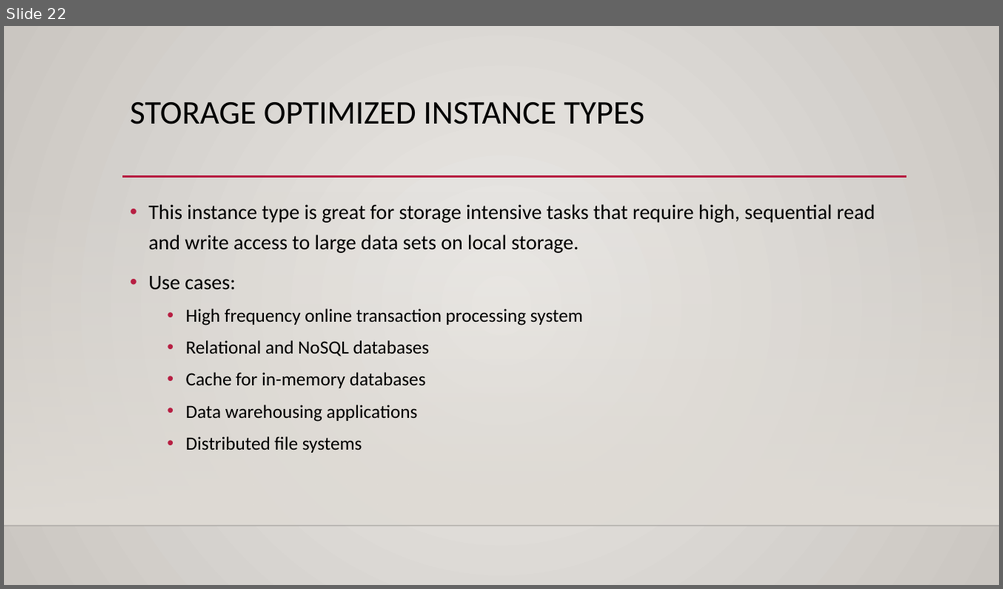
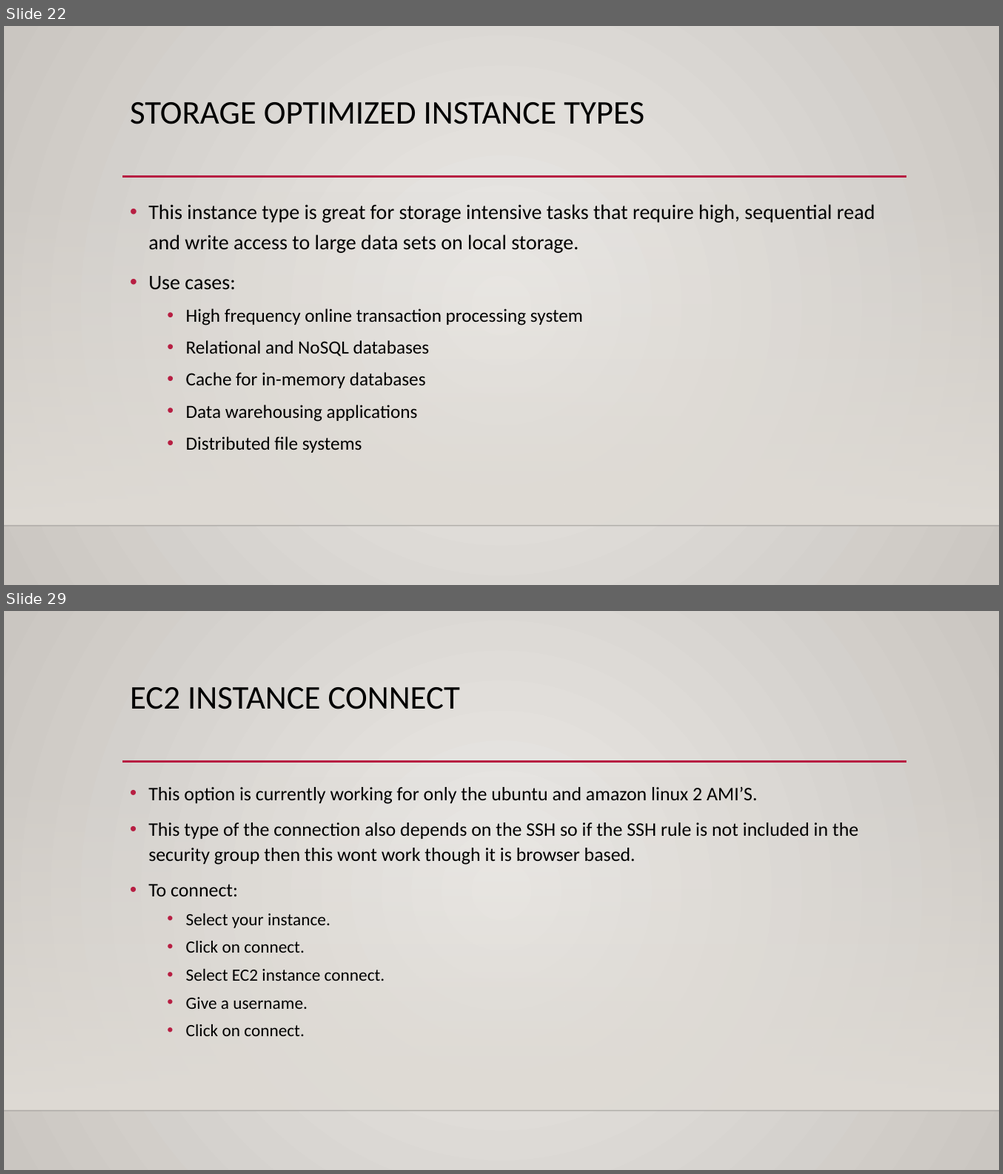
Before and after one commit to kushalnaidu007/AWS-Solution-Architect, a slide deck: AWS-SAA.pptx. Shown one above the other, each under a label of ours: slide 22 before the commit, slides 22 and 29 after it; the slides between them are not shown. The pictures are 1003x589 and 1003x1174 pixels, drawn with LibreOffice and Linux fonts; fonts in the diff are those of the drawing; background and template pictures are left out. Boxes give left, top, right and bottom in pixels: in the first picture for what was removed or moved away, otherwise in the second. Text is boxed around its words. In the diff, an @@ line names an element or a change of style, - is before the commit and + after.

Commit message:
updated the ppt with EC2
Added more information about the security groups, how to SSH the EC2 instance and different pricing options of EC2.

```diff
--- a/AWS-SAA.pptx
+++ b/AWS-SAA.pptx
@@ slide 29 added at [4, 611, 999, 1170], background gradient #ECEAE7 to #CAC7C1; not listed: 3 template elements that a slide beside it also shows @@
@@ title added at [130, 687, 460, 709], 32 pt, text #000000 @@
+EC2 INSTANCE CONNECT
@@ text added at [148, 787, 858, 1037], 18.5 pt, text #000000 @@
+• This option is currently working for only the ubuntu and amazon linux 2 AMI’S.
+• This type of the connection also depends on the SSH so if the SSH rule is not included in the security group then this wont work though it is browser based.
+• To connect:
+  • Select your instance.
+  • Click on connect.
+  • Select EC2 instance connect.
+  • Give a username.
+  • Click on connect.
```
Also in this commit, not shown: 15 other slides added.
